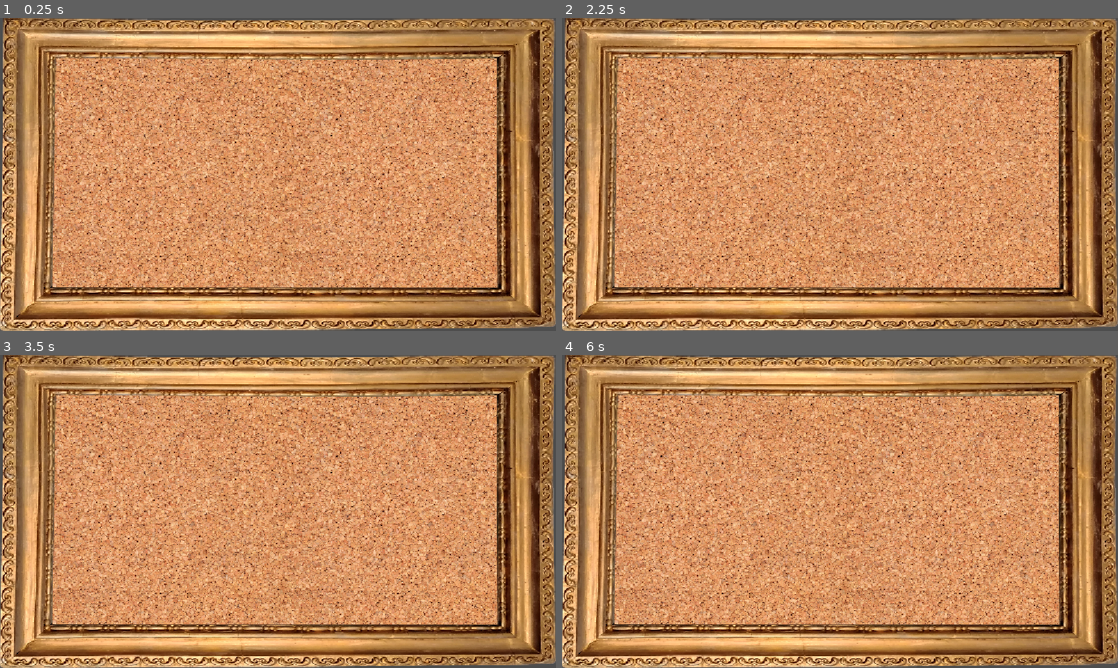
Above: before the commit, frames 1-4 (two rows, left to right).
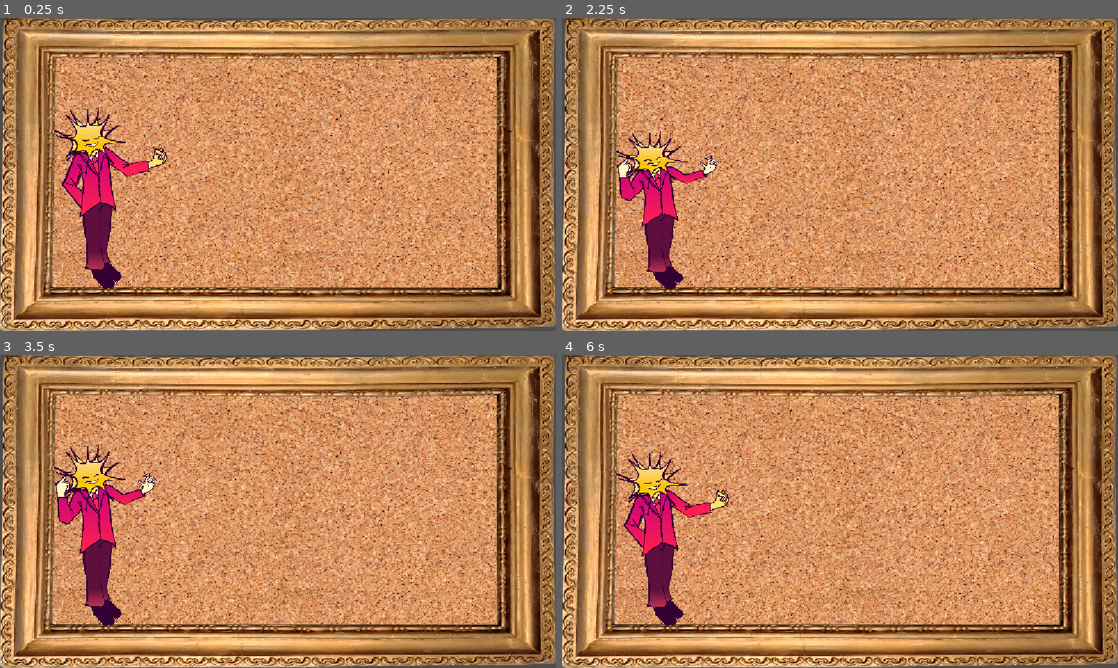
Above: after the commit, the same moments.

Repository: sl4shed/paleala-corporatista
Game: Godot game, scene res://scenes/problems_tutorial.tscn
Two runs of this game, one before a commit and one after it. Both use one fixed random seed, a clock stepped at 60 frames per second and the inputs below. This scene is started directly instead of the project's main scene. Sound files missing from this copy of the repository are replaced by a short silence.
Inputs:
- Up to frame 1 (0.25 s): no input
- Up to frame 2 (2.25 s): tap Enter at 0.5, 2 s; tap Space at 1.25 s
- Up to frame 3 (3.5 s): tap Space at 2.75 s
- Up to frame 4 (6 s): tap Enter at 3.5 s; tap Space at 4.25 s

The runs differ from the first frame. In frame 1, 3.7% of the frame differs, in the area x 9-30%, y 28-87%; in frame 2, 3.2%; in frame 3, 3.7%; in frame 4, 3.5%.

Commit message:
blow up blow up blow up

Diff:
--- a/game/scenes/details_tutorial.tscn
+++ b/game/scenes/details_tutorial.tscn
@@ -6,6 +6,7 @@
 [ext_resource type="Theme" uid="uid://b8kxsmgqni15g" path="res://misc/theme.tres" id="3_op7ow"]
 [ext_resource type="AudioStream" uid="uid://dxl61dpc62ui7" path="res://audio/details2.mp3" id="4_op7ow"]
 [ext_resource type="AudioStream" uid="uid://cgb3as6xc64sg" path="res://audio/details3.mp3" id="5_qahk7"]
+[ext_resource type="PackedScene" uid="uid://2lvxkniqou8i" path="res://scenes/misc/lucian.tscn" id="7_qahk7"]
 
 [sub_resource type="Animation" id="Animation_qahk7"]
 length = 0.001
@@ -421,6 +422,47 @@
 "update": 1,
 "values": [true]
 }
+tracks/17/type = "method"
+tracks/17/imported = false
+tracks/17/enabled = true
+tracks/17/path = NodePath("Lucian")
+tracks/17/interp = 1
+tracks/17/loop_wrap = true
+tracks/17/keys = {
+"times": PackedFloat32Array(0, 1.8612535, 2.353938, 5.063704, 5.7206173, 7.1439285, 7.5818706, 11.1675205, 13.468298, 13.933333),
+"transitions": PackedFloat32Array(1, 1, 1, 1, 1, 1, 1, 1, 1, 1),
+"values": [{
+"args": ["TextureRect"],
+"method": &"switch"
+}, {
+"args": ["TextureRect2"],
+"method": &"switch"
+}, {
+"args": ["TextureRect3"],
+"method": &"switch"
+}, {
+"args": ["TextureRect2"],
+"method": &"switch"
+}, {
+"args": ["TextureRect"],
+"method": &"switch"
+}, {
+"args": ["TextureRect2"],
+"method": &"switch"
+}, {
+"args": ["TextureRect"],
+"method": &"switch"
+}, {
+"args": ["TextureRect2"],
+"method": &"switch"
+}, {
+"args": ["TextureRect3"],
+"method": &"switch"
+}, {
+"args": ["TextureRect2"],
+"method": &"switch"
+}]
+}
 
 [sub_resource type="AnimationLibrary" id="AnimationLibrary_25xyb"]
 _data = {
@@ -469,9 +511,9 @@
 
 [node name="Description" type="Panel" parent="Panel" unique_id=782542593]
 layout_mode = 0
-offset_left = 162.0
+offset_left = 203.0
 offset_top = 247.0
-offset_right = 983.0
+offset_right = 1024.0
 offset_bottom = 423.0
 theme = ExtResource("3_op7ow")
 
@@ -499,7 +541,7 @@
 offset_left = 255.0
 offset_top = 157.0
 offset_right = 429.00134
-offset_bottom = 258.00104
+offset_bottom = 258.001
 pivot_offset = Vector2(91, 52)
 theme = ExtResource("3_op7ow")
 
@@ -519,7 +561,7 @@
 layout_mode = 0
 offset_left = 451.0
 offset_top = 157.0
-offset_right = 664.54004
+offset_right = 664.54
 offset_bottom = 258.0014
 pivot_offset = Vector2(103, 52)
 theme = ExtResource("3_op7ow")
@@ -541,7 +583,7 @@
 offset_left = 685.0
 offset_top = 157.0
 offset_right = 858.9997
-offset_bottom = 258.00107
+offset_bottom = 258.00104
 pivot_offset = Vector2(81, 52)
 theme = ExtResource("3_op7ow")
 
@@ -567,7 +609,7 @@
 offset_left = -318.0
 offset_top = -71.5
 offset_right = 318.0
-offset_bottom = 71.50137
+offset_bottom = 71.501495
 grow_horizontal = 2
 grow_vertical = 2
 pivot_offset = Vector2(358, 570)
@@ -605,4 +647,12 @@
 libraries/ = SubResource("AnimationLibrary_25xyb")
 autoplay = &"tutorial"
 
+[node name="Lucian" parent="." unique_id=1729438016 instance=ExtResource("7_qahk7")]
+layout_mode = 0
+offset_left = 112.0
+offset_top = 560.0
+offset_right = 112.0
+offset_bottom = 560.0
+scale = Vector2(0.37150663, 0.37150663)
+
 [connection signal="animation_finished" from="AnimationPlayer" to="." method="animation_finished"]
--- /dev/null
+++ b/game/scenes/misc/lucian.tscn
@@ -0,0 +1,33 @@
+[gd_scene format=3 uid="uid://2lvxkniqou8i"]
+
+[ext_resource type="Script" uid="uid://bgsr24x820q6n" path="res://scripts/lucian.gd" id="1_vnkkh"]
+[ext_resource type="Texture2D" uid="uid://dtxlgscslklrm" path="res://textures/lucian1.webp" id="2_d545l"]
+[ext_resource type="Texture2D" uid="uid://md7e88rsjbl6" path="res://textures/lucian2.webp" id="3_dgluq"]
+[ext_resource type="Texture2D" uid="uid://rdgn2qiyrwg" path="res://textures/lucian3.webp" id="4_7w33i"]
+
+[node name="Lucian" type="Control" unique_id=1729438016]
+layout_mode = 3
+anchors_preset = 0
+script = ExtResource("1_vnkkh")
+
+[node name="TextureRect" type="TextureRect" parent="." unique_id=2117397425]
+visible = false
+layout_mode = 0
+offset_top = -1008.0
+offset_right = 630.0
+pivot_offset_ratio = Vector2(0, 1)
+texture = ExtResource("2_d545l")
+
+[node name="TextureRect2" type="TextureRect" parent="." unique_id=505639620]
+layout_mode = 0
+offset_top = -1008.0
+offset_right = 403.0
+pivot_offset_ratio = Vector2(0, 1)
+texture = ExtResource("3_dgluq")
+
+[node name="TextureRect3" type="TextureRect" parent="." unique_id=1867926774]
+layout_mode = 0
+offset_top = -1008.0
+offset_right = 573.0
+pivot_offset_ratio = Vector2(0, 1)
+texture = ExtResource("4_7w33i")
--- a/game/scenes/presenation.tscn
+++ /dev/null
@@ -1,5 +0,0 @@
-[gd_scene format=3 uid="uid://brykwjrp8w42x"]
-
-[node name="Presenation" type="Control" unique_id=1580224819]
-layout_mode = 3
-anchors_preset = 0
--- a/game/scenes/problems_tutorial.tscn
+++ b/game/scenes/problems_tutorial.tscn
@@ -8,6 +8,7 @@
 [ext_resource type="AudioStream" uid="uid://drwesjnejehlt" path="res://audio/problems tutorial line 3.mp3" id="6_dolth"]
 [ext_resource type="AudioStream" uid="uid://ccos1l8tx31ow" path="res://audio/punch.mp3" id="7_5xpl4"]
 [ext_resource type="AudioStream" uid="uid://dwhs6enw6df3r" path="res://audio/ding.mp3" id="8_7vamq"]
+[ext_resource type="PackedScene" uid="uid://2lvxkniqou8i" path="res://scenes/misc/lucian.tscn" id="9_mufpg"]
 
 [sub_resource type="Animation" id="Animation_7s2wj"]
 length = 0.001
@@ -145,7 +146,7 @@
 "times": PackedFloat32Array(7.7666664, 8),
 "transitions": PackedFloat32Array(1, 1),
 "update": 0,
-"values": [0.48694686130641757, 0.0]
+"values": [0.4869468613064176, 0.0]
 }
 tracks/2/type = "value"
 tracks/2/imported = false
@@ -230,6 +231,38 @@
 "transitions": PackedFloat32Array(1, 1, 1),
 "update": 1,
 "values": [false, true, false]
+}
+tracks/9/type = "method"
+tracks/9/imported = false
+tracks/9/enabled = true
+tracks/9/path = NodePath("Lucian")
+tracks/9/interp = 1
+tracks/9/loop_wrap = true
+tracks/9/keys = {
+"times": PackedFloat32Array(0.033333335, 2.1666667, 5.0666666, 5.866667, 7.3803296, 10.165011, 12.665011),
+"transitions": PackedFloat32Array(1, 1, 1, 1, 1, 1, 1),
+"values": [{
+"args": ["TextureRect"],
+"method": &"switch"
+}, {
+"args": ["TextureRect3"],
+"method": &"switch"
+}, {
+"args": ["TextureRect2"],
+"method": &"switch"
+}, {
+"args": ["TextureRect"],
+"method": &"switch"
+}, {
+"args": ["TextureRect2"],
+"method": &"switch"
+}, {
+"args": ["TextureRect"],
+"method": &"switch"
+}, {
+"args": ["TextureRect2"],
+"method": &"switch"
+}]
 }
 
 [sub_resource type="AnimationLibrary" id="AnimationLibrary_mv0tr"]
@@ -311,4 +344,12 @@
 [node name="AudioStreamPlayer5" type="AudioStreamPlayer" parent="." unique_id=1250373320]
 stream = ExtResource("8_7vamq")
 
+[node name="Lucian" parent="." unique_id=1729438016 instance=ExtResource("9_mufpg")]
+layout_mode = 0
+offset_left = 112.0
+offset_top = 560.0
+offset_right = 112.0
+offset_bottom = 560.0
+scale = Vector2(0.37150663, 0.37150663)
+
 [connection signal="animation_finished" from="AnimationPlayer" to="." method="animation_finished"]
--- a/game/scenes/review_tutorial.tscn
+++ b/game/scenes/review_tutorial.tscn
@@ -1,3 +1,5 @@
 [gd_scene format=3 uid="uid://cvxoy3r6i110x"]
 
-[node name="ReviewTutorial" type="Node2D" unique_id=653060191]
+[node name="ReviewTutorial" type="Control" unique_id=616201511]
+layout_mode = 3
+anchors_preset = 0
--- /dev/null
+++ b/game/scripts/lucian.gd
@@ -0,0 +1,27 @@
+extends Control
+var lerp_character := false
+var current: Control
+var current_scale := 1.0
+
+func _ready() -> void:
+	current = get_child(0)
+
+func switch(node_name: String) -> void:
+	var next := get_node_or_null(node_name)
+	if next == null:
+		push_warning("Lucian has no %s" % node_name)
+		return
+	for ch in get_children():
+		ch.visible = false
+	current = next
+	current.visible = true
+	current_scale = current.scale.x
+	current.scale = Vector2(current_scale, 0)
+	lerp_character = true
+
+func _process(delta: float) -> void:
+	if lerp_character:
+		current.scale = current.scale.lerp(Vector2(current_scale, current_scale), delta * 20)
+		if current.scale.y > current_scale * 0.99:
+			current.scale.y = current_scale
+			lerp_character = false
Not shown, added: game/audio/2.0_details1.mp3.import
Not shown, added: game/audio/2.0_details2.mp3.import
Not shown, added: game/audio/2.0_details3.mp3.import
Not shown, added: game/audio/2.0_details4.mp3.import
Not shown, added: game/audio/2.0_drawing1.mp3.import
Not shown, added: game/audio/outro1.mp3.import
Not shown, added: game/audio/outro2.mp3.import
Not shown, added: game/audio/presentation1.mp3.import
Not shown, added: game/audio/presentation2.mp3.import
Not shown, added: game/audio/presentation3.mp3.import
Not shown, added: game/audio/presentation4.mp3.import
Not shown, added: game/audio/press_conference1.mp3.import
(and 33 more such lines)
